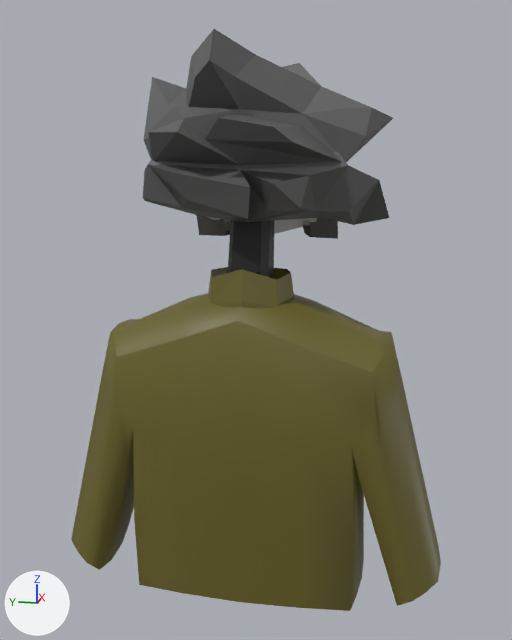
The Blender file 09_NPC/Model/Guy_02.blend as it was, and as the next commit left it.
Rendered twice from a 50 mm lens placed at (-3.14, -0.65, 0.29), pointed at (0.09, 0.0, -0.52). The lights are fixed; the arrows at lower left show +X, +Y and +Z.

Before the edit, the objects in view are built like this:
```python
mat_cloth_main_001 = principled_material('Cloth_main.001')
mat_cloth_main_001.base_color = (0.15, 0.127, 0.0232)  # dark yellow #6c642a
me_cube_023 = bpy.data.meshes.new('Cube.023')
me_cube_023.from_pydata(...)  # 136 vertices, 132 faces; spans x -0.493..0.139, y -0.233..0.212, z -0.684..0.086
me_cube_023.materials.append(mat_eyes_001)  # black #000000
me_cube_054 = bpy.data.meshes.new('Cube.054')
me_cube_054.from_pydata(...)  # 221 vertices, 202 faces; spans x -0.882..0.094, y -0.605..0.5, z -0.297..1.061
me_cube_054.materials.append(mat_hair_color_003)  # dark grey #5f5f5f
me_cube_057 = bpy.data.meshes.new('Cube.057')
me_cube_057.from_pydata(...)  # 96 vertices, 72 faces; spans x -0.36..0.49, y -0.91..0.0, z -1.79..-0.22
me_cube_057.materials.append(mat_cloth_main_001)  # dark yellow #6c642a
ob_body_01 = bpy.data.objects.new('Body_01', me_cube_057)
ob_body_01.location = (0.0, 0.0, 0.0)
_m = ob_body_01.modifiers.new('Mirror', 'MIRROR')
_m.use_axis = (False, True, False)
ob_darker = bpy.data.objects.new('Darker', me_cube_023)
ob_darker.location = (0.0, 0.0, 0.0)
ob_darker.delta_location = (0.483, 0.0, 0.183)
ob_darker.delta_rotation_euler = (0.0, 0.314, 0.0)
ob_hair = bpy.data.objects.new('Hair', me_cube_054)
ob_hair.location = (0.0, 0.0, 0.0)
ob_hair.delta_location = (0.436, 0.00111, 0.042)
ob_hair.delta_scale = (1.0, 1.0, 0.642)
```
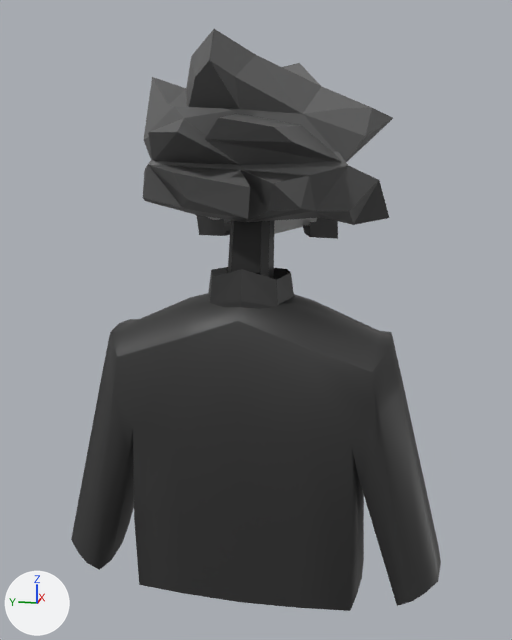
Changed parts and their boxes (x1, y1, x2, y2) in the pictures (512 x 640 px):
'Body_01', recoloured (yellow to black): (71, 267, 441, 611) in both

The edits, one by one:
Material 'Cloth_main.001' (mat_cloth_main_001) changes colour from dark yellow #6c642a to black #323232; in linear values from (0.15, 0.127, 0.0232) to (0.0324, 0.0324, 0.0324).
